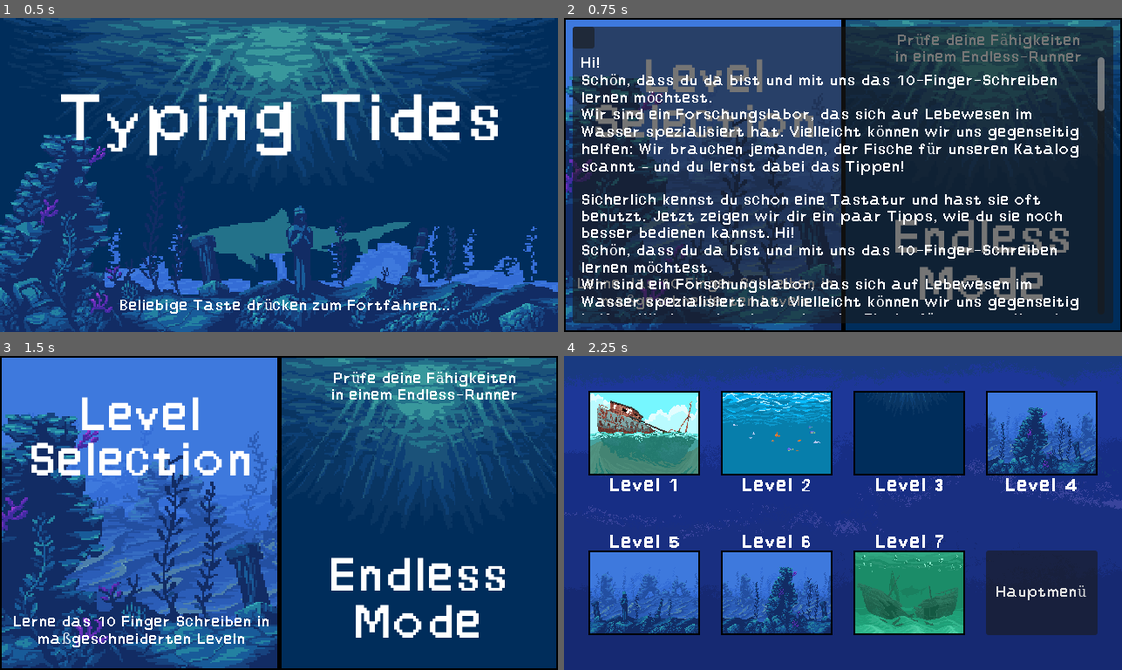
Above: before the commit, frames 1-4 (two rows, left to right).
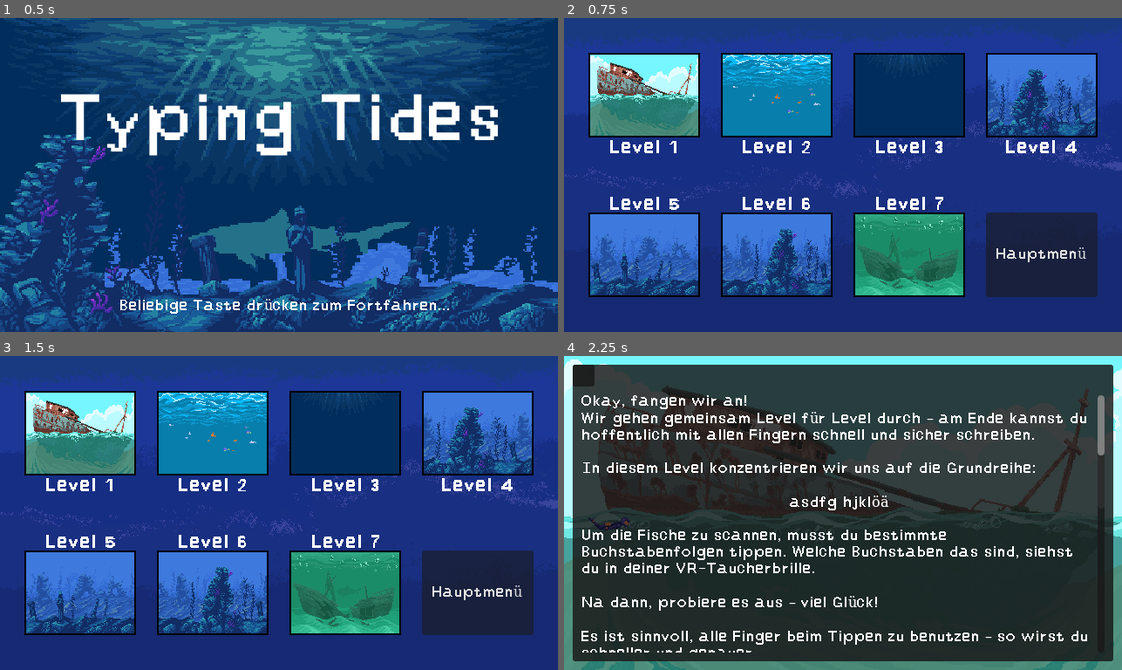
Above: after the commit, the same moments.

Repository: lehmius/typing-tides
Game: Godot game, scene res://scenes/game_state_handler.tscn
Same seed, same stepped clock (60 frames per second), same inputs: the game is played once before the commit and once after it. This scene is started directly instead of the project's main scene. The engine's default icon, where the game draws it, is replaced by a stand-in: a white triangle on a blue panel in a dark square.
Inputs (mouse positions are in pixels of both pictures, inside the frame that each line leads up to):
- Up to frame 1 (0.5 s): no input
- Up to frame 2 (0.75 s): tap Enter at 0.5 s; move the mouse to (815, 237) at 0.52 s; click (815, 237) at 0.67 s
- Up to frame 3 (1.5 s): click (22, 374) at 1.27 s
- Up to frame 4 (2.25 s): click (642, 434) at 2.02 s

Frame 1 is identical in both runs. In frame 2, 92% of the frame differs, in the area x 0-100%, y 0-100%; in frame 3, 84%; in frame 4, 96%.

Commit message:
Changed mode select popup to show only once

Diff:
--- a/scenes/mode_select.tscn
+++ b/scenes/mode_select.tscn
@@ -1,9 +1,7 @@
-[gd_scene load_steps=5 format=3 uid="uid://dorm7t51ukd3j"]
+[gd_scene load_steps=3 format=3 uid="uid://dorm7t51ukd3j"]
 
 [ext_resource type="Texture2D" uid="uid://duonw8rod1fqh" path="res://assets/levels/menu_screens/EndlessOrLevel.png" id="1_pskx3"]
 [ext_resource type="Script" uid="uid://cudj1yqtob6bb" path="res://scripts/mode_select.gd" id="1_ydsjw"]
-[ext_resource type="PackedScene" uid="uid://gfm542q4hb66" path="res://scenes/informational_popup.tscn" id="2_eccxc"]
-[ext_resource type="Resource" uid="uid://dcfn0jn00074b" path="res://data/level_data/0-1_informational_text.tres" id="3_q6xnb"]
 
 [node name="ModeSelect" type="Control"]
 layout_mode = 3
@@ -41,7 +39,3 @@
 in einem Endless-Runner"
 horizontal_alignment = 1
 vertical_alignment = 1
-
-[node name="InformationalPopup" parent="." instance=ExtResource("2_eccxc")]
-layout_mode = 1
-info = ExtResource("3_q6xnb")
--- a/scripts/global_state.gd
+++ b/scripts/global_state.gd
@@ -3,6 +3,7 @@
 var isPaused:bool=false
 var language="deutsch" # Possible Values: deutsch, english
 var levelID:int=-4
+var seenModeSelectPopup: bool = false
 
 func setPaused() -> void:
 	isPaused=true
@@ -17,3 +18,9 @@
 
 func setLevelID(id: int) -> void:
 	levelID = id
+
+func getSeenModeSelectPopup() -> bool:
+	return seenModeSelectPopup
+
+func flipSeenModeSelectPopup() -> void:
+	seenModeSelectPopup = !seenModeSelectPopup
--- a/scripts/mode_select.gd
+++ b/scripts/mode_select.gd
@@ -1,6 +1,15 @@
 extends Control
 
-@onready var popup = $InformationalPopup
+var popup_scene: PackedScene = preload("res://scenes/informational_popup.tscn")
+var popup_data: LevelData = preload("res://data/level_data/0-1_informational_text.tres")
+var popup: Control
+
+func _ready() -> void:
+	if not GlobalState.getSeenModeSelectPopup():
+		GlobalState.flipSeenModeSelectPopup()
+		popup = popup_scene.instantiate()
+		popup.info = popup_data
+		add_child(popup)
 
 func _input(event: InputEvent) -> void:
 	if popup == null and event is InputEventMouseButton and event.is_pressed():
